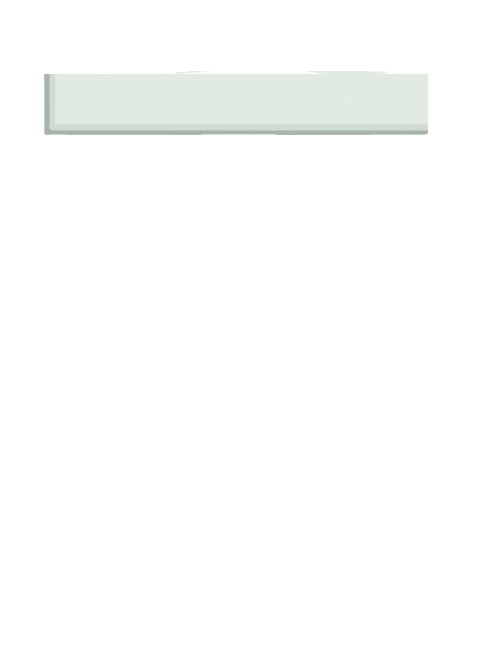
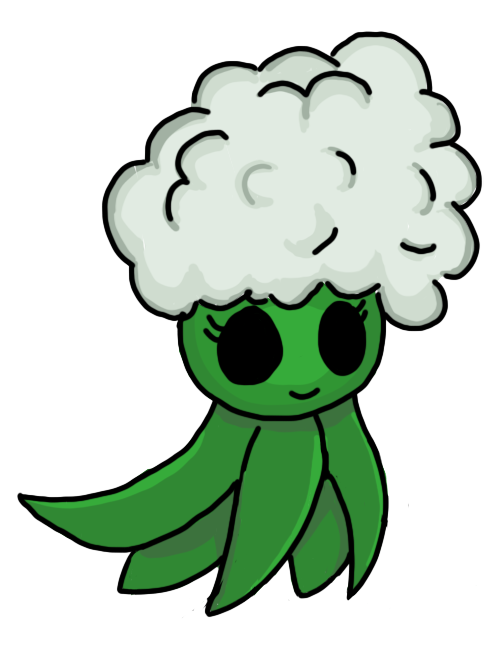
The second 500×650 image is a revision of the first. Changes to its layers:
moved "Layer 68" into group "Group 5" over bbox(43, 31, 484, 184)
moved "Layer 67" into group "Group 5" over bbox(43, 46, 475, 183)
moved "Layer 66" into group "Group 5" over bbox(43, 70, 428, 136)
showed "Layer 1", opacity 68% → 100% over bbox(17, 31, 484, 618)